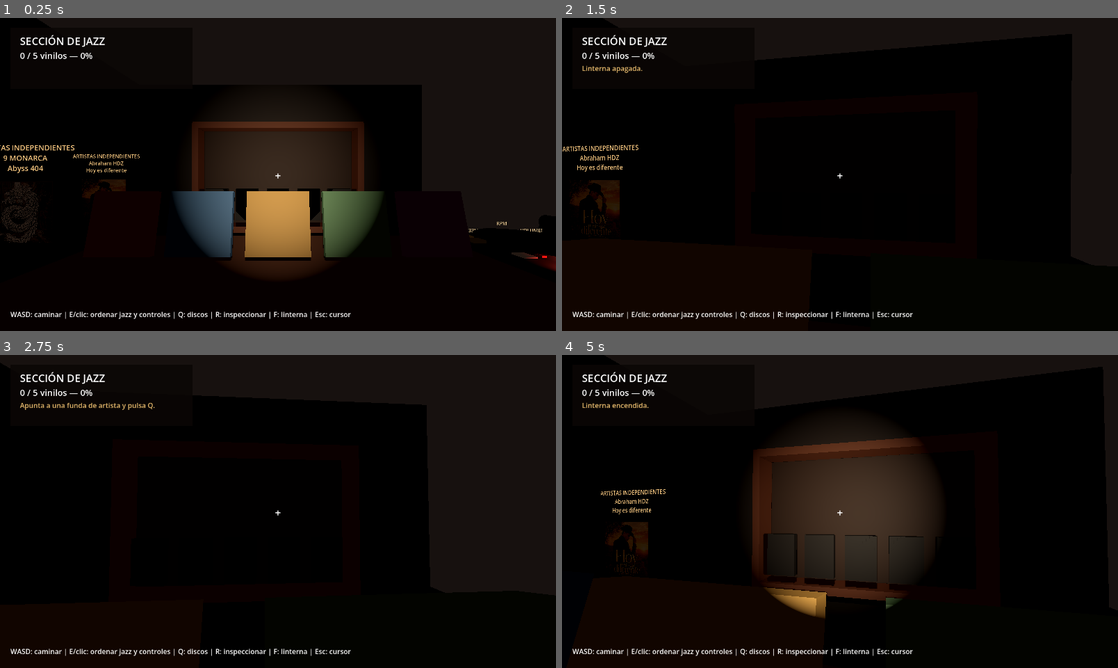
Above: before the commit, frames 1-4 (two rows, left to right).
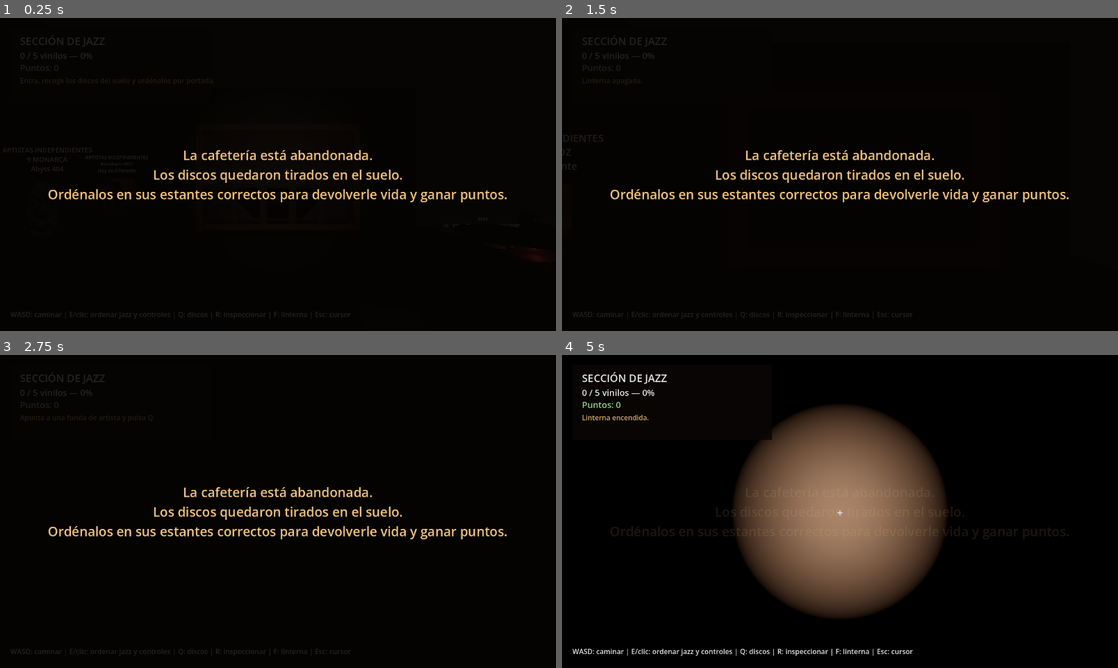
Above: after the commit, the same moments.

Repository: Markinhoo/Vinyl-cafe
Game: Godot game, scene res://main.tscn
Same seed, same stepped clock (60 frames per second), same inputs: the game is played once before the commit and once after it. Sound files missing from this copy of the repository are replaced by a short silence.
Inputs (mouse positions are in pixels of both pictures, inside the frame that each line leads up to):
- Up to frame 1 (0.25 s): no input
- Up to frame 2 (1.5 s): tap Enter at 0.5 s; move the mouse to (867, 174) at 0.52 s; hold W from 0.53 s (still down); tap E at 0.6 s; click (867, 174) at 0.67 s; move the mouse to (812, 174) at 1.27 s; tap F at 1.35 s; click (812, 174) at 1.42 s
- Up to frame 3 (2.75 s): keep holding W; tap Space at 2 s; move the mouse to (289, 505) at 2.02 s; tap Q at 2.1 s; click (289, 505) at 2.17 s
- Up to frame 4 (5 s): keep holding W; tap Q at 2.75 s; move the mouse to (834, 517) at 2.77 s; tap R at 2.85 s; click (834, 517) at 2.92 s; tap Space at 3.5 s; move the mouse to (878, 514) at 3.52 s; tap E at 3.6 s; click (878, 514) at 3.67 s; tap Enter at 4.25 s; move the mouse to (795, 508) at 4.27 s; tap F at 4.35 s; click (795, 508) at 4.42 s

The runs differ from the first frame. In frame 1, 16% of the frame differs, in the area x 0-100%, y 5-97%; in frame 2, 4.1%; in frame 3, 3.3%; in frame 4, 21%, in the area x 3-92%, y 14-96%.

Commit message:
Add cafe intro and jazz scoring

Diff:
--- a/scripts/main.gd
+++ b/scripts/main.gd
@@ -8,8 +8,14 @@
 var cafe_lights: Array[OmniLight3D] = []
 var turntable_disc: MeshInstance3D
 var progress_label: Label
+var score_label: Label
 var instruction_label: Label
 var status_label: Label
+var intro_panel: ColorRect
+var intro_label: Label
+var intro_elapsed := 0.0
+var intro_active := true
+var score := 0
 var audio_player: AudioStreamPlayer3D
 var audio_playback: AudioStreamGeneratorPlayback
 var return_sound_player: AudioStreamPlayer3D
@@ -62,9 +68,11 @@
 	build_world()
 	build_ui()
 	update_progress()
+	start_intro()
 	Input.mouse_mode = Input.MOUSE_MODE_CAPTURED
 
 func _process(delta: float) -> void:
+	update_intro(delta)
 	if record_spinning:
 		turntable_disc.rotate_y(delta * TAU * get_playback_multiplier())
 		fill_jazz_audio()
@@ -106,7 +114,7 @@
 
 	player = CharacterBody3D.new()
 	player.name = "Player"
-	player.position = Vector3(0, 1.0, 4.2)
+	player.position = Vector3(0, 1.0, 4.65)
 	var player_collision := CollisionShape3D.new()
 	var capsule := CapsuleShape3D.new()
 	capsule.radius = 0.35
@@ -148,17 +156,20 @@
 		var slot := make_interactive_box("JazzSlot%d" % i, Vector3(0.82, 1.15, 0.16), Vector3(x, 1.15, -3.31), Color("211917"), "slot", i)
 		slot_nodes.append(slot)
 
-	# Table with the unsorted records.
-	make_box("TableTop", Vector3(5.5, 0.25, 2.0), Vector3(0, 1.05, 1.6), Color("51311f"))
-	for x in [-2.25, 2.25]:
-		make_box("TableLeg", Vector3(0.25, 1.1, 0.25), Vector3(x, 0.5, 1.6), Color("392216"))
-
+	# Discos de jazz tirados en el suelo al entrar a la cafetería abandonada.
 	var colors := [Color("7b3045"), Color("304f72"), Color("86682e"), Color("446247"), Color("684072")]
 	var titles := ["Midnight Blue", "Rain on 52nd", "Amber Notes", "Green Room", "Last Set"]
+	var floor_positions: Array[Vector3] = [
+		Vector3(-2.9, 0.08, 2.65),
+		Vector3(-1.35, 0.08, 1.85),
+		Vector3(0.15, 0.08, 2.45),
+		Vector3(1.65, 0.08, 1.70),
+		Vector3(2.85, 0.08, 2.75)
+	]
+	var floor_rotations: Array[float] = [18.0, -24.0, 41.0, -13.0, 29.0]
 	for i in VINYL_COUNT:
-		var x := -2.0 + i
-		var vinyl := make_interactive_box(titles[i], Vector3(0.82, 0.82, 0.10), Vector3(x, 1.62, 1.55), colors[i], "vinyl", i)
-		vinyl.rotation = Vector3(deg_to_rad(-12), 0.0, 0.0)
+		var vinyl := make_interactive_box(titles[i], Vector3(0.82, 0.82, 0.10), floor_positions[i], colors[i], "vinyl", i)
+		vinyl.rotation = Vector3(deg_to_rad(-90.0), 0.0, deg_to_rad(floor_rotations[i]))
 		vinyl_nodes.append(vinyl)
 
 	# Lanzamientos de la sección de artistas independientes.
@@ -353,7 +364,7 @@
 	var panel := ColorRect.new()
 	panel.color = Color(0.04, 0.025, 0.02, 0.86)
 	panel.position = Vector2(24, 22)
-	panel.size = Vector2(420, 142)
+	panel.size = Vector2(460, 174)
 	layer.add_child(panel)
 
 	var title := Label.new()
@@ -367,8 +378,14 @@
 	progress_label.add_theme_font_size_override("font_size", 20)
 	panel.add_child(progress_label)
 
+	score_label = Label.new()
+	score_label.position = Vector2(22, 78)
+	score_label.add_theme_font_size_override("font_size", 20)
+	score_label.add_theme_color_override("font_color", Color("9fe88f"))
+	panel.add_child(score_label)
+
 	status_label = Label.new()
-	status_label.position = Vector2(22, 82)
+	status_label.position = Vector2(22, 110)
 	status_label.add_theme_color_override("font_color", Color("e6b96c"))
 	panel.add_child(status_label)
 
@@ -383,6 +400,41 @@
 	crosshair.position = Vector2(-7, -14)
 	crosshair.add_theme_font_size_override("font_size", 24)
 	layer.add_child(crosshair)
+
+	intro_panel = ColorRect.new()
+	intro_panel.color = Color(0.02, 0.015, 0.012, 0.88)
+	intro_panel.set_anchors_preset(Control.PRESET_FULL_RECT)
+	layer.add_child(intro_panel)
+	intro_label = Label.new()
+	intro_label.text = "La cafetería está abandonada.\nLos discos quedaron tirados en el suelo.\nOrdénalos en sus estantes correctos para devolverle vida y ganar puntos."
+	intro_label.horizontal_alignment = HORIZONTAL_ALIGNMENT_CENTER
+	intro_label.vertical_alignment = VERTICAL_ALIGNMENT_CENTER
+	intro_label.set_anchors_preset(Control.PRESET_FULL_RECT)
+	intro_label.add_theme_font_size_override("font_size", 30)
+	intro_label.add_theme_color_override("font_color", Color("f1c27d"))
+	intro_panel.add_child(intro_label)
+
+func start_intro() -> void:
+	intro_active = true
+	intro_elapsed = 0.0
+	if intro_panel != null:
+		intro_panel.visible = true
+		intro_panel.modulate.a = 1.0
+	status_label.text = "Entra, recoge los discos del suelo y ordénalos por portada."
+
+func update_intro(delta: float) -> void:
+	if not intro_active:
+		return
+	intro_elapsed += delta
+	if intro_elapsed < 4.2:
+		return
+	intro_active = false
+	if intro_panel != null:
+		var tween: Tween = create_tween()
+		tween.tween_property(intro_panel, "modulate:a", 0.0, 0.9)
+		tween.finished.connect(func() -> void:
+			intro_panel.visible = false
+		)
 
 func _unhandled_input(event: InputEvent) -> void:
 	if event is InputEventMouseMotion and Input.mouse_mode == Input.MOUSE_MODE_CAPTURED:
@@ -444,7 +496,7 @@
 	if kind == "vinyl" and not placed[index]:
 		artist_selected = false
 		selected_vinyl = index
-		status_label.text = "Seleccionado: %s" % vinyl_nodes[index].name
+		status_label.text = "Levantaste: %s. Busca su estante correcto para ganar puntos." % vinyl_nodes[index].name
 	elif kind == "artist_record":
 		selected_vinyl = -1
 		if artist_on_turntable:
@@ -770,10 +822,14 @@
 		status_label.text = "No encaja: revisa el orden de las portadas."
 		return
 	placed[selected_vinyl] = true
+	score += 100
 	var record := vinyl_nodes[selected_vinyl]
-	record.position = slot_nodes[slot_index].position + Vector3(0, 0, 0.12)
-	record.rotation = Vector3.ZERO
-	status_label.text = "%s restauró parte de la cafetería." % record.name
+	var target_position: Vector3 = slot_nodes[slot_index].position + Vector3(0, 0, 0.12)
+	var tween: Tween = create_tween()
+	tween.set_parallel(true)
+	tween.tween_property(record, "position", target_position, 0.34).set_trans(Tween.TRANS_CUBIC).set_ease(Tween.EASE_OUT)
+	tween.tween_property(record, "rotation", Vector3.ZERO, 0.34).set_trans(Tween.TRANS_CUBIC).set_ease(Tween.EASE_OUT)
+	status_label.text = "%s volvió a su estante. +100 puntos." % record.name
 	selected_vinyl = -1
 	update_progress()
 
@@ -781,12 +837,14 @@
 	var completed := placed.count(true)
 	var percent := completed * 100 / VINYL_COUNT
 	progress_label.text = "%d / %d vinilos — %d%%" % [completed, VINYL_COUNT, percent]
+	if score_label != null:
+		score_label.text = "Puntos: %d" % score
 	for i in cafe_lights.size():
 		var target := 2.4 if i < completed else 0.0
 		var tween: Tween = create_tween()
 		tween.tween_property(cafe_lights[i], "light_energy", target, 0.8)
 	if completed == VINYL_COUNT:
-		status_label.text = "¡Jazz completo! La cafetería vuelve a respirar."
+		status_label.text = "¡Jazz completo! La cafetería vuelve a respirar. Total: %d puntos." % score
 
 func play_selected_record() -> void:
 	if artist_selected and active_artist_id >= 0:
Not shown, changed: README.md
